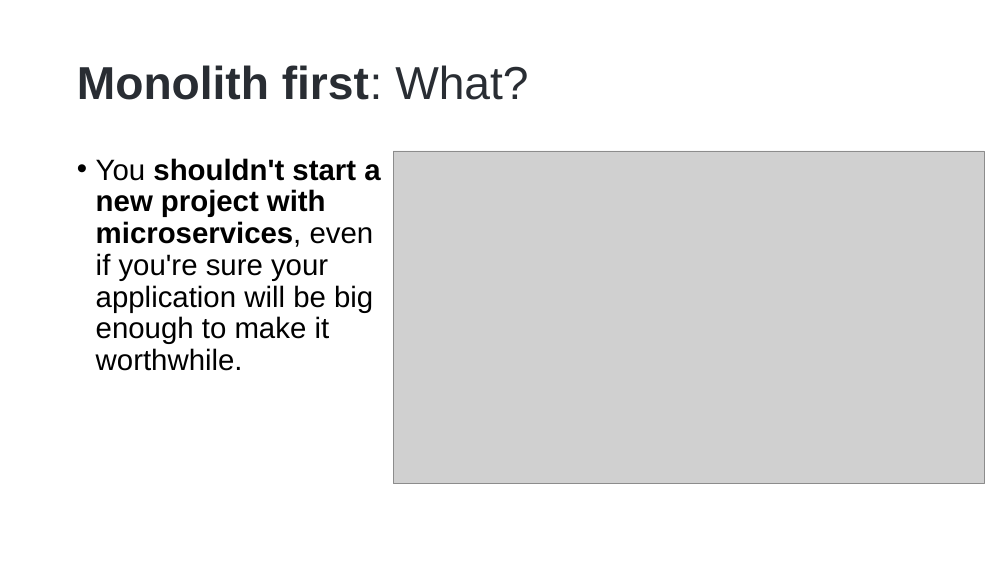
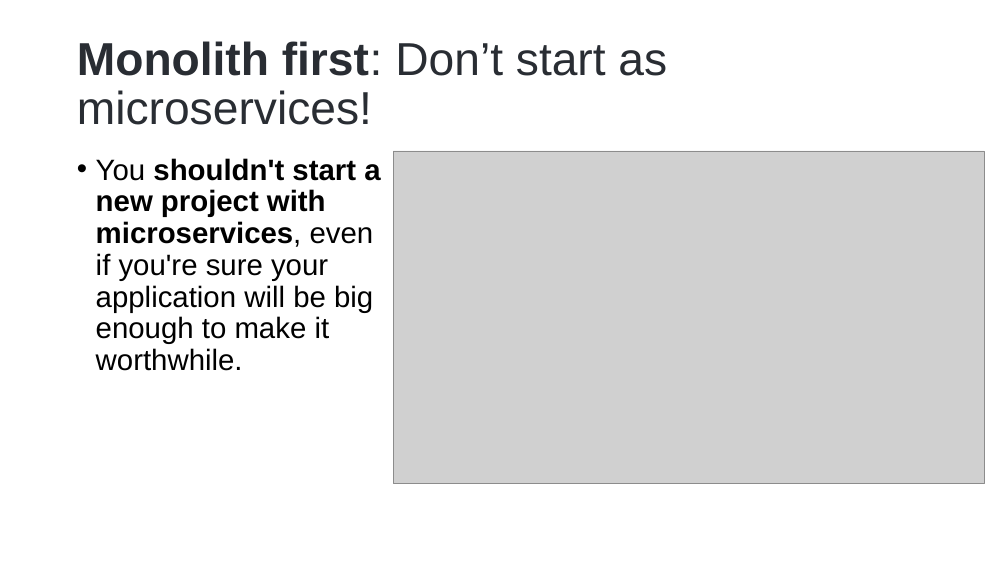
Before and after one commit to hikalkan/presentations, a slide deck: slide 7 of 2024-05-09 Designing Monolith First for Microservice Architecture/Monolith First Presentation.pptx. Drawn at 1008x567 pixels with LibreOffice and Linux fonts; fonts in the diff are those of the drawing; grey boxes stand for pictures; background and template pictures are left out. Boxes give left, top, right and bottom in pixels: in the first picture for what was removed or moved away, otherwise in the second. Text is boxed around its words. In the diff, an @@ line names an element or a change of style, - is before the commit and + after.

```diff
--- a/2024-05-09 Designing Monolith First for Microservice Architecture/Monolith First Presentation.pptx
+++ b/2024-05-09 Designing Monolith First for Microservice Architecture/Monolith First Presentation.pptx
@@ title at box(77, 41, 667, 125): text changed; bold off @@
-Monolith first: What?
+Monolith first: Don’t start as microservices!
```
Also in this commit, not shown: 1 other slide changed.
